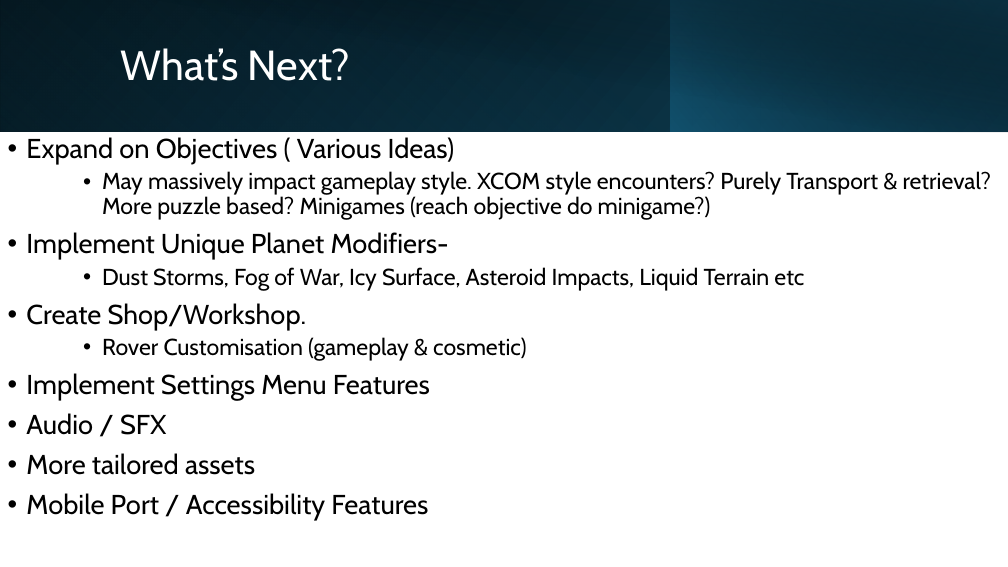
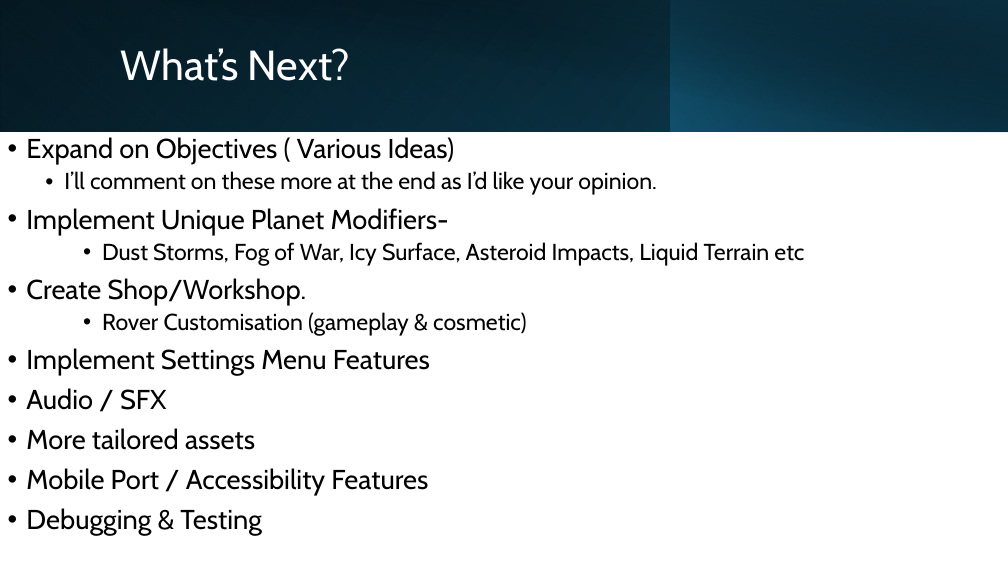
Before and after one commit to TurtleandFrog/MMP-RoverGame, a slide deck: slide 7 of Docs/Mid Demo/Mid Project Demo PP.pptx. Drawn at 1008x567 pixels with LibreOffice and Linux fonts; fonts in the diff are those of the drawing. Boxes give left, top, right and bottom in pixels: in the first picture for what was removed or moved away, otherwise in the second. Text is boxed around its words. In the diff, an @@ line names an element or a change of style, - is before the commit and + after.

```diff
--- a/Docs/Mid Demo/Mid Project Demo PP.pptx
+++ b/Docs/Mid Demo/Mid Project Demo PP.pptx
@@ text at (64,171,656,195): text changed @@
-    • May massively impact gameplay style. XCOM style encounters? Purely Transport & retrieval? More puzzle based? Minigames (reach objective do minigame?)
+  • I’ll comment on these more at the end as I’d like your opinion.
@@ text at (26,508,262,535): paragraph added @@
+• Debugging & Testing
```
Also in this commit, not shown: 5 other slides changed, 1 slide removed, 7 other files.
